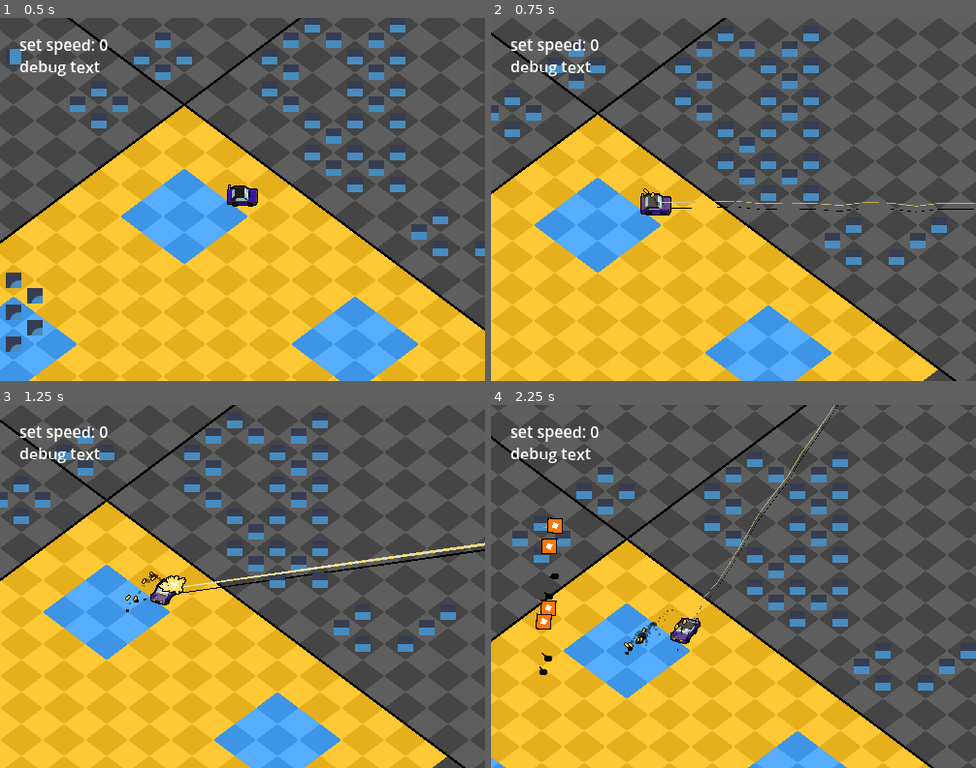
Above: before the commit, frames 1-4 (two rows, left to right).
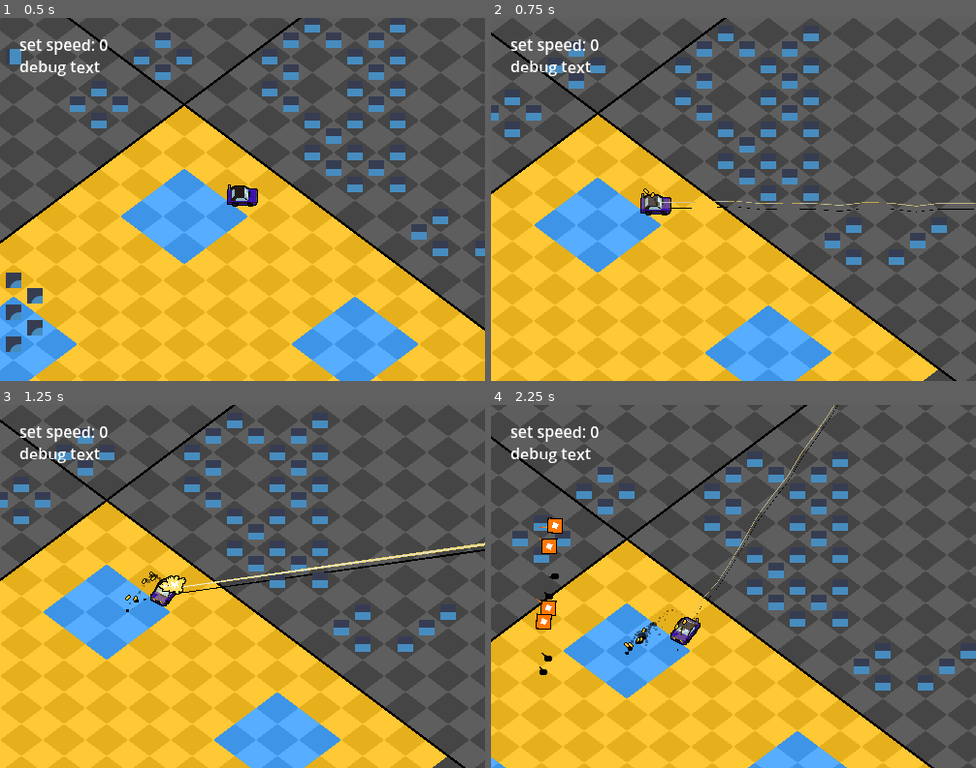
Above: after the commit, the same moments.

Repository: kaiakairos/yeehawDrive
Game: Godot game, scene res://world_scenes/test/test_track.tscn
The game is run twice, just before and just after one commit, with the same random seed, the same clock (stepped at 60 frames per second) and the same inputs. The engine's default icon, where the game draws it, is replaced by a stand-in: a white triangle on a blue panel in a dark square.
Inputs (mouse positions are in pixels of both pictures, inside the frame that each line leads up to):
- Up to frame 1 (0.5 s): no input
- Up to frame 2 (0.75 s): tap Enter at 0.5 s; move the mouse to (840, 181) at 0.52 s; press the mouse at (840, 181) at 0.53 s; hold D (turnRight) from 0.53 s (still down)
- Up to frame 3 (1.25 s): keep holding D (turnRight); tap Space (hop) at 0.77 s
- Up to frame 4 (2.25 s): move the mouse to (636, 604) at 1.27 s; release D (turnRight) at 1.28 s; release the mouse at (636, 604) at 1.28 s; hold S (brake) 1.28-2.03 s; tap F (testKey) at 1.35 s; tap Space (hop) at 1.52 s; move the mouse to (782, 506) at 2.02 s; press the mouse at (782, 506) at 2.03 s; hold D (turnRight) from 2.03 s (still down)

Frame 1 is identical in both runs. In frame 2, 0.1% of the frame differs, in the area x 30-38%, y 48-55%; in frame 3, less than 0.1%; in frame 4, 0.1%, in the area x 37-44%, y 58-67%.

Commit message:
cool ass player damage flash
still needs some work to actually be implemented

Diff:
--- a/classes/classHealthComponent.gd
+++ b/classes/classHealthComponent.gd
@@ -10,7 +10,7 @@
 var healthUpgradeLevel :int = 1
 @export var healthIncreasePerLevel :int = 5
 
-signal tookDamage
+signal tookDamage(amount:int)
 signal justgotkilled
 var emittedKilled :bool = false
 
@@ -46,7 +46,7 @@
 
 
 
-	emit_signal("tookDamage")
+	emit_signal("tookDamage",amount)
 	if health <= 0 and !emittedKilled:
 		emit_signal("justgotkilled")
 		emittedKilled = true
--- a/object_scenes/enemies/boidFlyer/boid_flyer.gd
+++ b/object_scenes/enemies/boidFlyer/boid_flyer.gd
@@ -162,7 +162,7 @@
 	return vel
 
 
-func _on_health_component_took_damage() -> void:
+func _on_health_component_took_damage(amount:int) -> void:
 	damageFlash = 0.0
 
 
--- /dev/null
+++ b/object_scenes/player/hit_flash.gd
@@ -0,0 +1,28 @@
+extends ColorRect
+
+@export var hitflash :Gradient
+
+var gradientPos :float = 1.2
+
+func _process(delta: float) -> void:
+	if get_tree().paused:
+		return
+	gradientPos += delta * 3.0
+	color = hitflash.sample(gradientPos)
+
+func flash() -> void:
+	gradientPos = 0.0
+
+
+func _on_health_component_took_damage(amount:int) -> void:
+	flash()
+	color = hitflash.sample(gradientPos)
+	var shakeAmount :float= clamp(amount*0.2,0.0,6.0)
+	$"../../Camera2D".addShake(shakeAmount,shakeAmount)
+
+	if amount > 4:
+		get_tree().paused = true
+		await get_tree().create_timer(amount * 0.01).timeout
+		get_tree().paused = false
+	$"../..".state = 2
+	$"../..".lostControlTick = 0.3
--- /dev/null
+++ b/object_scenes/player/playerCamera.gd
@@ -0,0 +1,17 @@
+extends Camera2D
+
+
+var shakeX :float = 0.0
+var shakeY :float = 0.0
+
+# Called every frame. 'delta' is the elapsed time since the previous frame.
+func _process(delta: float) -> void:
+	offset.x = sin(Time.get_ticks_msec() * 0.5) * shakeX
+	offset.y = sin((Time.get_ticks_msec() + 1329) * 0.52) * shakeX
+
+	shakeX = move_toward(shakeX,0.0,delta*3.5)
+	shakeY = move_toward(shakeY,0.0,delta*3.5)
+
+func addShake(x:float=0.0,y:float=0.0) -> void:
+	shakeX += x
+	shakeY += y
--- a/object_scenes/player/playerCar.tscn
+++ b/object_scenes/player/playerCar.tscn
@@ -5,6 +5,7 @@
 [ext_resource type="Shader" uid="uid://b113as8ovxkwt" path="res://zeeg/shaders_materials/canvasOutlineWithUV/canvasGroupOutlineWithUV.gdshader" id="2_b61pa"]
 [ext_resource type="Material" uid="uid://dpas1j5aixd1e" path="res://zeeg/shaders_materials/canvasGroupOutline/canvasGroupOutline.tres" id="2_eamtm"]
 [ext_resource type="Texture2D" uid="uid://bcps8mno6b8bl" path="res://object_scenes/player/sprites/flash.png" id="4_eamtm"]
+[ext_resource type="Script" uid="uid://4kpqktoop3t0" path="res://object_scenes/player/playerCamera.gd" id="4_i67wl"]
 [ext_resource type="Material" uid="uid://blthl8litkxca" path="res://zeeg/shaders_materials/worldGridPlaceholder/worldGridPlaceholder.tres" id="4_m5nwo"]
 [ext_resource type="Script" uid="uid://bgqml2m1hmbl2" path="res://object_scenes/player/gun_handler.gd" id="5_dnn2p"]
 [ext_resource type="Script" uid="uid://b2ojjqp0ucgev" path="res://classes/classHealthComponent.gd" id="7_1pw4n"]
@@ -14,6 +15,7 @@
 [ext_resource type="Texture2D" uid="uid://drjsx6ecthr4y" path="res://object_scenes/player/sprites/windshieldWiper.png" id="11_pui18"]
 [ext_resource type="Texture2D" uid="uid://8yj81ni5ykk5" path="res://object_scenes/player/sprites/brakeLight.png" id="13_k6d32"]
 [ext_resource type="Texture2D" uid="uid://dq8j105nqwnjt" path="res://object_scenes/player/sprites/wheelSpin.png" id="14_kpalf"]
+[ext_resource type="Script" uid="uid://ceonafxkm0wi8" path="res://object_scenes/player/hit_flash.gd" id="15_y8uur"]
 
 [sub_resource type="Curve" id="Curve_rsetr"]
 _limits = [0.0, 0.2, 0.0, 1.0]
@@ -39,6 +41,13 @@
 
 [sub_resource type="Gradient" id="Gradient_k6d32"]
 colors = PackedColorArray(1, 0.11207495, 0, 1, 1, 0, 0, 1)
+
+[sub_resource type="CanvasItemMaterial" id="CanvasItemMaterial_y8uur"]
+blend_mode = 1
+
+[sub_resource type="Gradient" id="Gradient_i67wl"]
+offsets = PackedFloat32Array(0, 0.08789954, 0.18835616, 0.23401827, 0.30251142, 0.3892694, 0.5194064, 0.69292235, 1)
+colors = PackedColorArray(18.892157, 18.892157, 18.892157, 1, 18.892157, 0, 0, 1, 14.361845, 0, 0, 1, 18.892157, 9.323401, 9.323401, 1, 1, 1, 1, 1, 1.8005236, 0, 0, 1, 1.517972, 1.3916658, 1.1683453, 1, 1.200701, 0.7877348, 0.40112868, 1, 0, 0, 0, 1)
 
 [node name="PlayerCar" type="CharacterBody2D" unique_id=1822216303 node_paths=PackedStringArray("spriteStackContainer", …(215 unchanged characters)…
 script = ExtResource("1_rsetr")
@@ -111,6 +120,7 @@
 default_color = Color(1, 0, 0, 1)
 
 [node name="Camera2D" type="Camera2D" parent="." unique_id=1409833024]
+script = ExtResource("4_i67wl")
 
 [node name="ColorRect" type="ColorRect" parent="Camera2D" unique_id=355313353]
 z_index = -97
@@ -222,3 +232,14 @@
 [node name="wheel4" type="Sprite2D" parent="SubViewport/wheels" unique_id=1581429330]
 position = Vector2(57, 0)
 texture = ExtResource("14_kpalf")
+
+[node name="HitFlash" type="ColorRect" parent="SubViewport" unique_id=1511048865]
+process_mode = 3
+material = SubResource("CanvasItemMaterial_y8uur")
+offset_right = 96.0
+offset_bottom = 96.0
+color = Color(0, 0, 0, 1)
+script = ExtResource("15_y8uur")
+hitflash = SubResource("Gradient_i67wl")
+
+[connection signal="tookDamage" from="HealthComponent" to="SubViewport/HitFlash" method="_on_health_component_took_damage"]
--- a/object_scenes/player/player_car.gd
+++ b/object_scenes/player/player_car.gd
@@ -51,6 +51,10 @@
 
 var assignedTireTrack :Node2D = null
 
+var lostControlTick :float = 0.0
+var carForceRotate:float = 0.0
+
+
 func _ready() -> void:
 
 	GlobalReference.player = self
@@ -99,6 +103,26 @@
 				driveStateDrift(delta,dot)
 		1: # hopping
 			hoppingState(delta)
+		2: # lost control
+			carForceRotate = 16.0
+			drifting = true
+			if !is_instance_valid(assignedTireTrack):
+				createNewTireTrack()
+			else:
+				updateTireTrack()
+
+			lostControlTick -= delta
+			if lostControlTick <= 0.0 and carDirection.normalized().dot(velocity.normalized()) > 0.2:
+				state = 0
+				assignedTireTrack = null
+			elif lostControlTick <= 0.0 and velocity.length() < 20:
+				state = 0
+				assignedTireTrack = null
+
+
+	carDirection = carDirection.rotated(carForceRotate*delta)
+	carForceRotate = move_toward(carForceRotate,0.0,delta*50.0)
+
 
 	velocity = trueVelocity * Vector2(1.0,0.75) # apply velocity changes
 	move_and_slide() # move and shit
@@ -233,10 +257,11 @@
 	for child in spriteStackContainer.get_children():
 
 		child.frame_coords.y = 0
-		if Input.is_action_pressed("turnLeft"):
-			child.frame_coords.y = 1
-		if Input.is_action_pressed("turnRight"):
-			child.frame_coords.y = 2
+		if velocity.length() > 200.0:
+			if Input.is_action_pressed("turnLeft"):
+				child.frame_coords.y = 1
+			if Input.is_action_pressed("turnRight"):
+				child.frame_coords.y = 2
 
 		child.position.y = -i * 0.4
 		child.rotation =  carDirection.angle()
Not shown, added: object_scenes/player/hit_flash.gd.uid
Not shown, added: object_scenes/player/playerCamera.gd.uid
